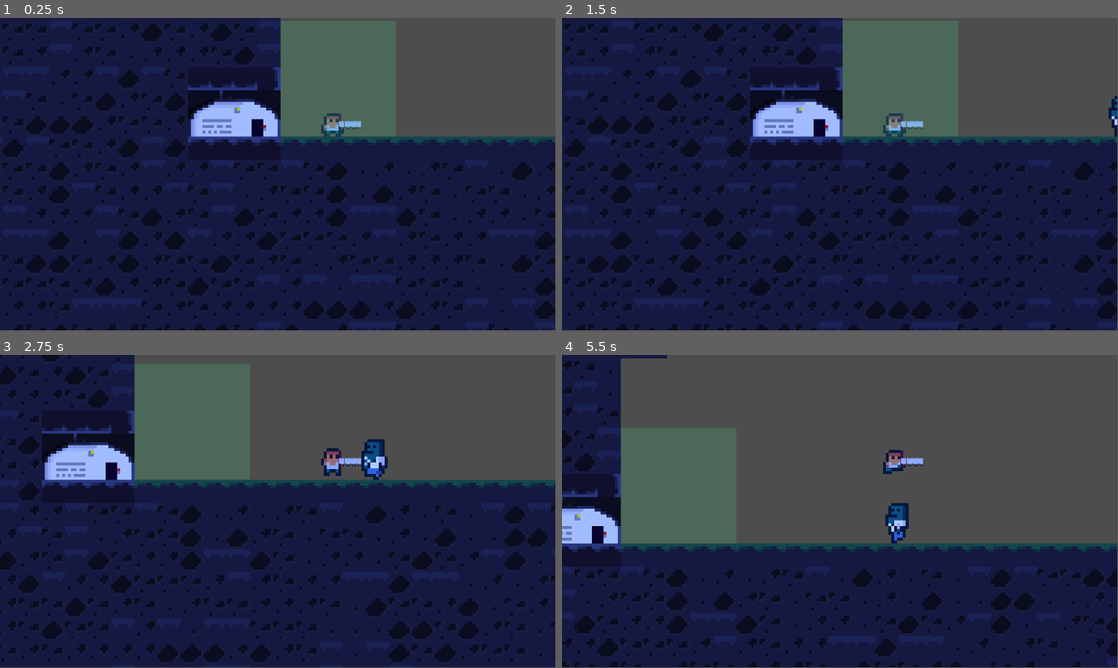
Above: before the commit, frames 1-4 (two rows, left to right).
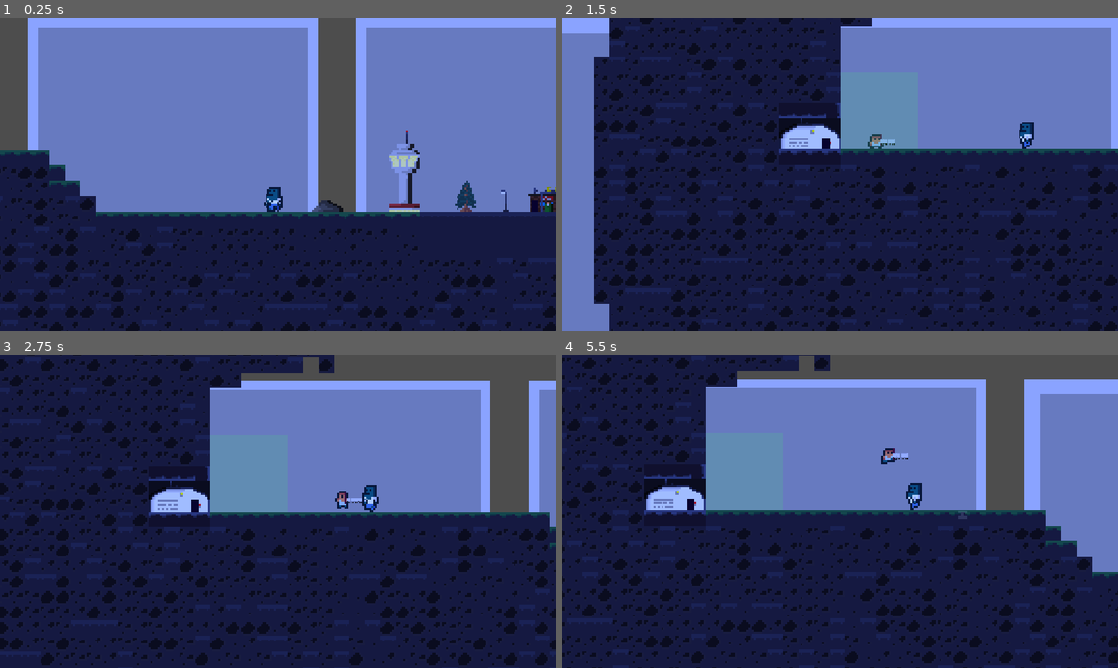
Above: after the commit, the same moments.

Repository: OllieBlomfield/zombie_game
Game: Godot game, scene res://scenes/levels/level_1.tscn
The game is run twice, just before and just after one commit, with the same random seed, the same clock (stepped at 60 frames per second) and the same inputs. The engine's default icon, where the game draws it, is replaced by a stand-in: a white triangle on a blue panel in a dark square.
Inputs (mouse positions are in pixels of both pictures, inside the frame that each line leads up to):
- Up to frame 1 (0.25 s): no input
- Up to frame 2 (1.5 s): click (823, 212) at 0.52 s; click (645, 212) at 1.27 s
- Up to frame 3 (2.75 s): hold D (right) from 2.03 s (still down); hold M (attack) from 2.03 s (still down); tap Space (jump) at 2.27 s
- Up to frame 4 (5.5 s): release M (attack) at 2.78 s; tap M (attack) at 2.85, 5.1 s; tap Space (jump) at 3.02, 5.27 s; release D (right) at 3.5 s; click (1117, 574) at 3.52 s; hold A (left) 4.28-5.03 s; hold M (attack) 4.28-5.03 s; hold D (right) from 5.03 s (still down)
In our replay, the window is 799x449 before the commit and 800x450 after it. These sizes can differ from the game's own. Grey fills any space a smaller window leaves; there, only what the larger window draws over its background counts as a difference.

The runs differ from the first frame. In frame 1, 68% of the frame differs, in the area x 0-100%, y 0-100%; in frame 2, 47%; in frame 3, 49%; in frame 4, 59%.
Error after the commit: Parse Error: Expected indented block after match pattern block. (res://scripts/globals/GameManager.gd:23)

Commit message:
shop skeleton made

Diff:
--- /dev/null
+++ b/UI/Interfaces/shop.tscn
@@ -0,0 +1,61 @@
+[gd_scene format=3 uid="uid://brfc8nam2jl1o"]
+
+[ext_resource type="PackedScene" uid="uid://1w18kbjvihl6" path="res://UI/Interfaces/upgrade_card.tscn" id="1_hpwef"]
+[ext_resource type="Texture2D" uid="uid://xy6gyiymvc71" path="res://graphics/enemies/base_corpse.png" id="3_r8dvb"]
+[ext_resource type="Texture2D" uid="uid://dmjwdc30tvq6l" path="res://graphics/Props/Bird 1 [8x8].png" id="3_t3yd4"]
+[ext_resource type="Texture2D" uid="uid://beqcl8127s5ru" path="res://graphics/Props/Car 6 [16x8].png" id="4_t3yd4"]
+
+[node name="Shop" type="Control" unique_id=1402826952]
+layout_mode = 3
+anchors_preset = 15
+anchor_right = 1.0
+anchor_bottom = 1.0
+grow_horizontal = 2
+grow_vertical = 2
+
+[node name="ColorRect" type="ColorRect" parent="." unique_id=387489807]
+layout_mode = 0
+offset_right = 1156.0
+offset_bottom = 656.0
+color = Color(0.37800002, 0.63, 0.6258, 1)
+
+[node name="HBoxContainer" type="HBoxContainer" parent="." unique_id=2138225643]
+layout_mode = 1
+anchors_preset = 8
+anchor_left = 0.5
+anchor_top = 0.5
+anchor_right = 0.5
+anchor_bottom = 0.5
+offset_left = -20.0
+offset_top = -20.0
+offset_right = 20.0
+offset_bottom = 20.0
+grow_horizontal = 2
+grow_vertical = 2
+theme_override_constants/separation = 20
+
+[node name="UpgradeCard" parent="HBoxContainer" unique_id=1616431121 instance=ExtResource("1_hpwef")]
+layout_mode = 2
+image = ExtResource("3_r8dvb")
+description = "+1 Melee Attack"
+upgrade_amount = 1
+
+[node name="UpgradeCard2" parent="HBoxContainer" unique_id=343475134 instance=ExtResource("1_hpwef")]
+layout_mode = 2
+image = ExtResource("3_t3yd4")
+description = "+20 Melee Knockback"
+upgrade = 1
+upgrade_amount = 20
+
+[node name="UpgradeCard3" parent="HBoxContainer" unique_id=2069139678 instance=ExtResource("1_hpwef")]
+layout_mode = 2
+image = ExtResource("4_t3yd4")
+description = "+1 Ranged Damage"
+upgrade = 2
+upgrade_amount = 1
+
+[node name="UpgradeCard4" parent="HBoxContainer" unique_id=317777048 instance=ExtResource("1_hpwef")]
+layout_mode = 2
+
+[node name="UpgradeCard5" parent="HBoxContainer" unique_id=743144707 instance=ExtResource("1_hpwef")]
+layout_mode = 2
--- /dev/null
+++ b/UI/Interfaces/upgrade_card.tscn
@@ -0,0 +1,62 @@
+[gd_scene format=3 uid="uid://1w18kbjvihl6"]
+
+[ext_resource type="Script" uid="uid://dlcpko7esu2k3" path="res://scripts/Ui/upgrade_card.gd" id="1_m4k1d"]
+
+[sub_resource type="StyleBoxFlat" id="StyleBoxFlat_m4k1d"]
+border_width_left = 5
+border_width_top = 5
+border_width_right = 5
+border_width_bottom = 5
+
+[sub_resource type="StyleBoxFlat" id="StyleBoxFlat_maf7d"]
+bg_color = Color(0.30138952, 0.30138955, 0.3013894, 1)
+border_width_left = 5
+border_width_top = 5
+border_width_right = 5
+border_width_bottom = 5
+
+[sub_resource type="StyleBoxFlat" id="StyleBoxFlat_82mvs"]
+border_width_left = 8
+border_width_top = 8
+border_width_right = 8
+border_width_bottom = 8
+
+[node name="UpgradeCard" type="Button" unique_id=1616431121]
+custom_minimum_size = Vector2(150, 200)
+offset_right = 150.0
+offset_bottom = 200.0
+theme_override_styles/normal = SubResource("StyleBoxFlat_m4k1d")
+theme_override_styles/pressed = SubResource("StyleBoxFlat_maf7d")
+theme_override_styles/hover = SubResource("StyleBoxFlat_82mvs")
+script = ExtResource("1_m4k1d")
+
+[node name="VBoxContainer" type="VBoxContainer" parent="." unique_id=1035860880]
+layout_mode = 1
+anchors_preset = 15
+anchor_right = 1.0
+anchor_bottom = 1.0
+grow_horizontal = 2
+grow_vertical = 2
+
+[node name="MarginContainer" type="MarginContainer" parent="VBoxContainer" unique_id=115195764]
+layout_mode = 2
+theme_override_constants/margin_left = 30
+theme_override_constants/margin_top = 20
+theme_override_constants/margin_right = 30
+
+[node name="TextureRect" type="TextureRect" parent="VBoxContainer/MarginContainer" unique_id=557366345]
+custom_minimum_size = Vector2(50, 50)
+layout_mode = 2
+
+[node name="MarginContainer2" type="MarginContainer" parent="VBoxContainer" unique_id=1592936056]
+layout_mode = 2
+theme_override_constants/margin_left = 10
+theme_override_constants/margin_top = 30
+theme_override_constants/margin_right = 10
+
+[node name="label" type="Label" parent="VBoxContainer/MarginContainer2" unique_id=1459302132]
+layout_mode = 2
+size_flags_horizontal = 4
+theme_override_font_sizes/font_size = 14
+
+[connection signal="pressed" from="." to="." method="_on_pressed"]
--- a/project.godot
+++ b/project.godot
@@ -20,6 +20,10 @@
 
 GameManager="*uid://cqbepbie0df8x"
 ScoreManager="*uid://bn0wgdku7xsy7"
+
+[display]
+
+window/stretch/mode="canvas_items"
 
 [global_group]
 
--- a/scenes/levels/level_1.tscn
+++ b/scenes/levels/level_1.tscn
@@ -1,6 +1,7 @@
 [gd_scene format=4 uid="uid://dcbblyvxmku4p"]
 
 [ext_resource type="Texture2D" uid="uid://cbg3lpna341p1" path="res://graphics/tilesets/Tileset small WORLD.png" id="1_6iamk"]
+[ext_resource type="PackedScene" uid="uid://brfc8nam2jl1o" path="res://UI/Interfaces/shop.tscn" id="1_qxy0u"]
 [ext_resource type="PackedScene" uid="uid://dmkq5jw7w02uv" path="res://scenes/objects/player.tscn" id="2_nsrm0"]
 [ext_resource type="PackedScene" uid="uid://doqdmasuxdcvj" path="res://scenes/objects/enemy_spawn_point.tscn" id="3_x42e6"]
 [ext_resource type="PackedScene" uid="uid://bskwqmmwtsupu" path="res://scenes/objects/wave_spawner.tscn" id="4_6761a"]
@@ -12526,6 +12527,8 @@
 
 [node name="Level1" type="Node2D" unique_id=97609563]
 
+[node name="Shop" parent="." unique_id=1402826952 instance=ExtResource("1_qxy0u")]
+
 [node name="Background" type="TileMapLayer" parent="." unique_id=248276981]
 tile_map_data = PackedByteArray("AAA8APz/AQAvAAsAAAA8AP3/AQAvAAsAAAA8AP7/AQAvAAsAAAA8AP//AQAvAAsAAAAOAPv/AQA2AA4AAAAOAP …(4368 unchanged characters)…
 tile_set = SubResource("TileSet_nsrm0")
@@ -12541,8 +12544,9 @@
 
 [node name="Camera2D" type="Camera2D" parent="Player" unique_id=1982746922]
 position = Vector2(-19, 17)
-zoom = Vector2(6, 6)
+zoom = Vector2(4, 4)
 limit_bottom = 110
+position_smoothing_enabled = true
 
 [node name="CanvasModulate" type="CanvasModulate" parent="." unique_id=246728083]
 color = Color(0.62861466, 0.7321723, 1, 1)
--- a/scenes/objects/player.tscn
+++ b/scenes/objects/player.tscn
@@ -5,7 +5,7 @@
 [ext_resource type="Script" uid="uid://bcrt8c45areik" path="res://components/health.gd" id="3_q8hb4"]
 [ext_resource type="Script" uid="uid://bwjbhslyjufr3" path="res://components/hurtbox.gd" id="4_ksjmp"]
 [ext_resource type="Script" uid="uid://1kgpo4ysg2r4" path="res://components/combat.gd" id="5_ksjmp"]
-[ext_resource type="PackedScene" uid="uid://s7s5nvrfefnl" path="res://scenes/weapons/mele_weapon.tscn" id="6_2rlf8"]
+[ext_resource type="PackedScene" uid="uid://s7s5nvrfefnl" path="res://scenes/weapons/melee_weapon.tscn" id="6_2rlf8"]
 [ext_resource type="PackedScene" uid="uid://dlv05bwuk610j" path="res://scenes/weapons/ranged_weapon.tscn" id="7_2rlf8"]
 
 [sub_resource type="RectangleShape2D" id="RectangleShape2D_h5uus"]
@@ -49,10 +49,10 @@
 
 [node name="Combat" type="Node" parent="." unique_id=1924109106 node_paths=PackedStringArray("current_weapon")]
 script = ExtResource("5_ksjmp")
-current_weapon = NodePath("../RangedWeapon")
+current_weapon = NodePath("../MeleeWeapon")
 metadata/_custom_type_script = "uid://1kgpo4ysg2r4"
 
-[node name="MeleWeapon" parent="." unique_id=1078517139 instance=ExtResource("6_2rlf8")]
+[node name="MeleeWeapon" parent="." unique_id=1078517139 instance=ExtResource("6_2rlf8")]
 position = Vector2(1, 0)
 knockback = 150.0
 
--- a/scenes/weapons/mele_weapon.tscn
+++ b/scenes/weapons/melee_weapon.tscn
@@ -1,24 +1,24 @@
 [gd_scene format=3 uid="uid://s7s5nvrfefnl"]
 
-[ext_resource type="Script" uid="uid://y1a5hcmq3po0" path="res://scripts/weapons/mele_weapon.gd" id="1_ixv1l"]
-[ext_resource type="SpriteFrames" uid="uid://dp5o2awmwhqu6" path="res://graphics/weapons/mele_weapon_sprite_frames.tres" id="2_wlobd"]
-[ext_resource type="Script" uid="uid://clpibth8iopnl" path="res://components/hitbox.gd" id="3_m7uc0"]
+[ext_resource type="Script" uid="uid://y1a5hcmq3po0" path="res://scripts/weapons/melee_weapon.gd" id="1_wq5dd"]
+[ext_resource type="SpriteFrames" uid="uid://dp5o2awmwhqu6" path="res://graphics/weapons/mele_weapon_sprite_frames.tres" id="2_nda0t"]
+[ext_resource type="Script" uid="uid://clpibth8iopnl" path="res://components/hitbox.gd" id="3_oawko"]
 
 [sub_resource type="RectangleShape2D" id="RectangleShape2D_ixv1l"]
 size = Vector2(14, 7)
 
-[node name="MeleWeapon" type="Node2D" unique_id=1078517139 node_paths=PackedStringArray("hit_box")]
-script = ExtResource("1_ixv1l")
+[node name="MeleeWeapon" type="Node2D" unique_id=1078517139 node_paths=PackedStringArray("hit_box")]
+script = ExtResource("1_wq5dd")
 hit_box = NodePath("HitBoxComponent")
 
 [node name="AnimatedSprite2D" type="AnimatedSprite2D" parent="." unique_id=102882708]
 position = Vector2(3, 0)
-sprite_frames = ExtResource("2_wlobd")
+sprite_frames = ExtResource("2_nda0t")
 animation = &"attack"
 
 [node name="HitBoxComponent" type="Area2D" parent="." unique_id=1075786225]
 collision_mask = 2
-script = ExtResource("3_m7uc0")
+script = ExtResource("3_oawko")
 damage = 1
 hitbox_name = "Bat"
 metadata/_custom_type_script = "uid://clpibth8iopnl"
--- /dev/null
+++ b/scripts/Ui/upgrade_card.gd
@@ -0,0 +1,21 @@
+extends Button
+
+
+@export var image: CompressedTexture2D
+@export var description: String
+@export var upgrade: GameManager.upgrades
+@export var upgrade_amount: int
+
+@onready var texture_rect: TextureRect = $VBoxContainer/MarginContainer/TextureRect
+@onready var label: Label = $VBoxContainer/MarginContainer2/label
+
+
+func _ready() -> void:
+	texture_rect.texture = image
+	label.text = description
+
+func apply_upgrade():
+	GameManager.add_upgrade(upgrade,upgrade_amount)
+
+func _on_pressed() -> void:
+	apply_upgrade()
--- a/scripts/globals/GameManager.gd
+++ b/scripts/globals/GameManager.gd
@@ -4,10 +4,28 @@
 var can_leave: bool = false
 var player_active: bool = true
 
+enum upgrades{MELEE_DAMAGE, MELEE_KNOCKBACK, RANGED_DAMAGE, RANGED_PIERCE, PLAYER_HEALTH, BULLETS}
+
 
 func _process(delta: float) -> void:
 	if Input.is_action_just_pressed("debug"):
 		debug()
 
+func add_upgrade(upgrade, stats):
+	if player == null:
+		return
+	match upgrade:
+		upgrades.MELEE_DAMAGE:
+			print("upgraded!")
+			player.melee_weapon.damage += stats
+		upgrades.MELEE_KNOCKBACK:
+			player.melee_weapon.knockback += stats
+		upgrades.RANGED_DAMAGE:
+mmdm			player.ranged_weapon.damage += stats
+		#upgrades.RANGED_PIERCE:
+			#player.ranged_weapon.damage += stats
+		upgrades.PLAYER_HEALTH:
+			player.health.max_health += stats
+
 func debug():
 	get_tree().reload_current_scene()
--- a/scripts/globals/ScoreManager.gd
+++ b/scripts/globals/ScoreManager.gd
@@ -4,6 +4,7 @@
 var max_time: float = 150
 var damage_taken: int = 0
 var key_item_collected: bool = false
+var current_coins: int = 0
 
 const POINT_MULT = 10
 
@@ -30,4 +31,11 @@
 	print(damage_score)
 	print(collection_score)
 
+	add_coins(roundi(final_score * 0.1))
+
 	return round(final_score)
+
+
+func add_coins(amount: int):
+	current_coins += amount
+	print(current_coins)
--- a/scripts/objects/player.gd
+++ b/scripts/objects/player.gd
@@ -43,6 +43,8 @@
 
 #@export var dust_particle: PackedScene
 @onready var combat: Combat = $Combat
+@onready var melee_weapon: MeleeWeapon = $MeleeWeapon
+@onready var ranged_weapon: RangedWeapon = $RangedWeapon
 
 @onready var animated_sprite_2d: AnimatedSprite2D = $AnimatedSprite2D
 @onready var player_spawn_point: Area2D = $"../PlayerSpawnPoint"
@@ -53,7 +55,7 @@
 	if player_spawn_point:
 		global_position = player_spawn_point.global_position
 	pass
-	#GameManager.player = self
+	GameManager.player = self
 
 func _physics_process(delta: float) -> void:
 	if Input.is_action_just_pressed("right"): facing_direction = 1
--- a/scripts/weapons/mele_weapon.gd
+++ b/scripts/weapons/melee_weapon.gd
@@ -1,4 +1,4 @@
-class_name MeleWeapon
+class_name MeleeWeapon
 extends Weapon
 
 
@@ -28,7 +28,6 @@
 func perform_attack(direction: int) -> void: #call pefrom_attack or execute_attack to imply something active is happening
 	hit_box.enable()
 	animated_sprite_2d.play("attack")
-
 func _attack_finished() -> void:
 	hit_box.disable()
 	attack_finished.emit()
--- a/scripts/weapons/ranged_weapon.gd
+++ b/scripts/weapons/ranged_weapon.gd
@@ -43,11 +43,11 @@
 	)
 
 	var dir := Vector2(facing_direction, 0)
-	input_vec.y += randf_range(-spread, spread)
+	dir.y += randf_range(-spread, spread)
 
-	input_vec = input_vec.normalized()
+	dir = dir.normalized()
 
-	bullet.velocity = input_vec * bullet_speed
+	bullet.velocity = dir * bullet_speed
 
 	is_on_cooldown = true
 	cooldown_timer.start(cooldown_time)
Not shown, added: scripts/Ui/upgrade_card.gd.uid
Renamed: scripts/weapons/mele_weapon.gd.uid -> scripts/weapons/melee_weapon.gd.uid
